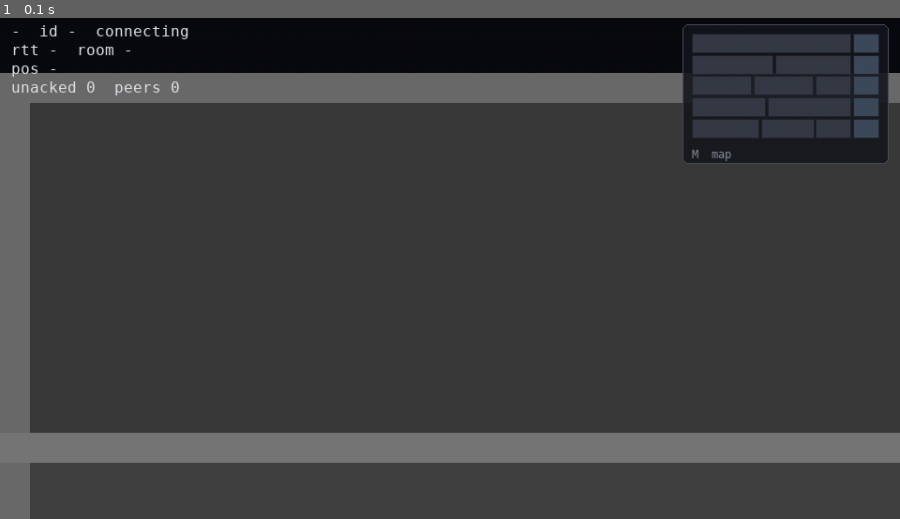
Above: before the commit, frame 1.
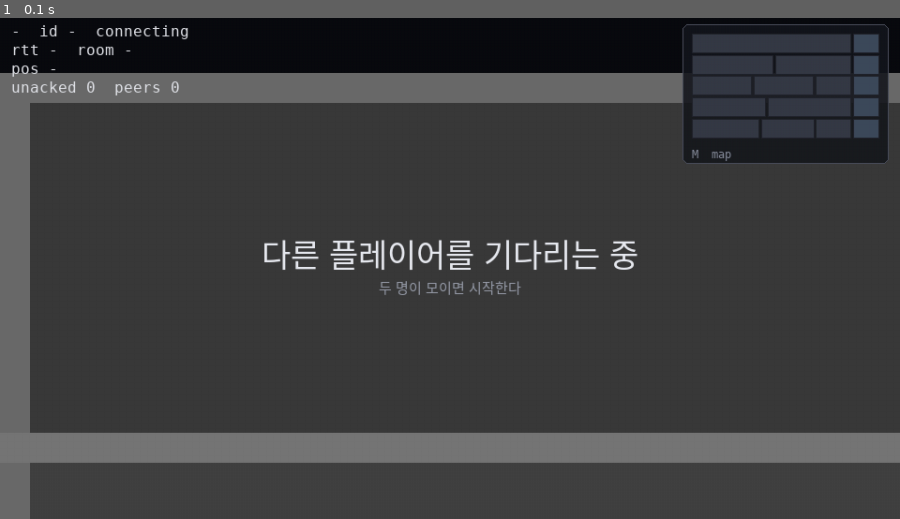
Above: after the commit, the same moment.

Repository: minigu5/pygame
Game: pygame game, started from client/main.py
The game is run twice, just before and just after one commit, with the same random seed, the same clock (stepped at 60 frames per second) and the same inputs.
Inputs:
- Up to frame 1 (0.1 s): no input

The runs differ from the first frame. In frame 1, 1.0% of the frame differs, in the area x 29-71%, y 44-56%.

Commit message:
feat: run rounds with role swaps instead of one endless game
A room used to hand out roles on arrival and never end. It now plays
rounds: sixty seconds to hide, two minutes to seek, five seconds of
result, then the roles swap and it goes again. Rooms hold four.

The hunter is shut out while the others hide — no movement, and the
screen is covered. Watching where someone runs makes the hiding
pointless, and the client cannot be trusted to look away on its own, so
the server discards the hunter's input for that phase rather than
merely hiding it.

Chameleons win if anyone is still hidden when the clock runs out;
the hunter wins by catching everyone. Accusations only count while
seeking.

Phase lengths come from the link the first player opens, within
limits. That started as a way to test a three minute round in ten
seconds, but it is also the lobby setting the room would otherwise
need, so it stays as one.

A caught player keeps its role for the rest of the round rather than
being turned into a spectator, which had quietly made it eligible to be
dealt the hunter's part in the next round.

Co-Authored-By: Claude Opus 5 <noreply@anthropic.com>
Claude-Session: https://claude.ai/code/session_01S2KrBRLE2ffaKKt31deokZ

Diff:
--- /dev/null
+++ b/client/hud.py
@@ -0,0 +1,80 @@
+"""Round banner, the hunter's blindfold, and the result screen."""
+
+from __future__ import annotations
+
+import pygame
+
+KOREAN_FONTS = "applesdgothicneo,applegothic,malgungothic,notosanskr,arialunicode"
+
+PHASE_NAMES = {
+    "waiting": "대기 중",
+    "hiding": "숨는 시간",
+    "seeking": "찾는 시간",
+    "result": "결과",
+}
+WINNERS = {"hunter": "헌터 승리", "chameleons": "카멜레온 승리"}
+
+BANNER_BG = (18, 20, 26, 220)
+BANNER_EDGE = (78, 82, 96)
+TEXT = (232, 234, 240)
+DIM = (150, 155, 168)
+BLIND = (10, 11, 15, 238)
+
+
+class Hud:
+    def __init__(self) -> None:
+        self.banner_font = pygame.font.SysFont(KOREAN_FONTS, 18)
+        self.big_font = pygame.font.SysFont(KOREAN_FONTS, 34)
+        self.small_font = pygame.font.SysFont(KOREAN_FONTS, 15)
+
+    def draw(
+        self,
+        screen: pygame.Surface,
+        phase: str,
+        seconds_left: int,
+        round_number: int,
+        winner: str | None,
+        blind: bool,
+    ) -> None:
+        if phase == "waiting":
+            self._centre_notice(screen, "다른 플레이어를 기다리는 중", "두 명이 모이면 시작한다")
+            return
+
+        self._banner(screen, phase, seconds_left, round_number)
+
+        if winner is not None and phase == "result":
+            self._centre_notice(
+                screen, WINNERS.get(winner, winner), f"{seconds_left}초 뒤 역할을 바꿔 다음 판"
+            )
+        elif blind:
+            self._centre_notice(
+                screen, "카멜레온이 숨는 중", f"{seconds_left}초 뒤 찾기 시작", cover=True
+            )
+
+    def _banner(self, screen: pygame.Surface, phase: str, seconds_left: int, round_number: int) -> None:
+        text = f"{round_number}라운드 · {PHASE_NAMES.get(phase, phase)} · {seconds_left}초"
+        label = self.banner_font.render(text, True, TEXT)
+        box = label.get_rect()
+        box.inflate_ip(28, 14)
+        box.midtop = (screen.get_width() // 2, 10)
+
+        panel = pygame.Surface(box.size, pygame.SRCALPHA)
+        pygame.draw.rect(panel, BANNER_BG, panel.get_rect(), border_radius=6)
+        pygame.draw.rect(panel, BANNER_EDGE, panel.get_rect(), width=1, border_radius=6)
+        screen.blit(panel, box.topleft)
+        screen.blit(label, label.get_rect(center=box.center))
+
+    def _centre_notice(
+        self, screen: pygame.Surface, title: str, detail: str, cover: bool = False
+    ) -> None:
+        if cover:
+            veil = pygame.Surface(screen.get_size(), pygame.SRCALPHA)
+            veil.fill(BLIND)
+            screen.blit(veil, (0, 0))
+
+        heading = self.big_font.render(title, True, TEXT)
+        subtitle = self.small_font.render(detail, True, DIM)
+        centre_x = screen.get_width() // 2
+        centre_y = screen.get_height() // 2
+        screen.blit(heading, heading.get_rect(center=(centre_x, centre_y - 14)))
+        screen.blit(subtitle, subtitle.get_rect(center=(centre_x, centre_y + 22)))
--- a/client/main.py
+++ b/client/main.py
@@ -9,6 +9,7 @@
 import pygame
 
 from gamemap import GameMap, load_tuning
+from hud import Hud
 from minimap import Minimap
 from net import Connection
 from physics import Physics
@@ -52,9 +53,14 @@
         pygame.font.SysFont("menlo,monospace", 12),
         pygame.font.SysFont("applesdgothicneo,applegothic,arialunicode", 13),
     )
+    hud = Hud()
     frozen = False
     caught = False
     cooldown_until = 0.0
+    phase = "waiting"
+    seconds_left = 0
+    round_number = 0
+    winner: str | None = None
 
     player_id = "-"
     role = "-"
@@ -70,7 +76,12 @@
                 running = False
             elif event.type == pygame.KEYDOWN and event.key == pygame.K_ESCAPE:
                 running = False
-            elif event.type == pygame.KEYDOWN and event.key == pygame.K_TAB and role == "chameleon":
+            elif (
+                event.type == pygame.KEYDOWN
+                and event.key == pygame.K_TAB
+                and role == "chameleon"
+                and not caught
+            ):
                 frozen = not frozen
                 connection.send({"t": "f", "v": frozen})
                 if predictor.body is not None:
@@ -102,7 +113,9 @@
 
         now = time.monotonic()
         if connection.status == "connected":
-            mask = 0 if frozen else sample()
+            blind = phase == "hiding" and role == "hunter"
+            idle = blind or phase in ("waiting", "result") or caught
+            mask = 0 if frozen or idle else sample()
             frame, message = batcher.push(mask)
             predictor.record(frame, mask)
             predictor.advance(mask)
@@ -124,6 +137,19 @@
                 rtt_ms = now * 1000 - message["ts"]
             elif kind == "s":
                 me = message["me"]
+                if message["rd"] != round_number:
+                    # New round: roles are dealt again and nothing carries over.
+                    round_number = message["rd"]
+                    frozen = False
+                    panel.eyedropper = False
+                    minimap.visited.clear()
+                    predictor.body = None
+                    predictor.history.clear()
+                phase = message["ph"]
+                seconds_left = message["left"]
+                winner = message.get("win")
+                role = me["rl"]
+                caught = me["ct"]
                 minimap.note_visit(me["rm"])
                 predictor.reconcile(me, message["n"])
                 interpolator.push(message["o"])
@@ -132,8 +158,6 @@
             elif kind == "c":
                 interpolator.drop(message["id"])
                 if message["id"] == player_id:
-                    caught = True
-                    role = "spectator"
                     frozen = False
             elif kind == "cd":
                 # The server's timestamp is wall clock; only the length matters.
@@ -168,6 +192,14 @@
             status.append(connection.error)
 
         renderer.draw(me["rm"] if me else None, drawn_me, others, status)
+        hud.draw(
+            screen,
+            phase,
+            seconds_left,
+            round_number,
+            winner,
+            blind=phase == "hiding" and role == "hunter",
+        )
         minimap.draw(
             screen,
             me["rm"] if me else None,
--- a/shared/tuning.json
+++ b/shared/tuning.json
@@ -15,5 +15,9 @@
   "jump_buffer_ms": 120,
   "short_hop_factor": 0.5,
   "accuse_radius": 24,
-  "accuse_cooldown_ms": 3000
+  "accuse_cooldown_ms": 3000,
+  "hide_seconds": 60,
+  "seek_seconds": 120,
+  "result_seconds": 5,
+  "max_players": 4
 }
--- /dev/null
+++ b/tools/check_rounds.py
@@ -0,0 +1,137 @@
+"""Play a room through a whole round and into the next one.
+
+Rounds normally run three minutes, so the room takes its phase lengths from
+the link the first player opens. This opens a room with very short phases and
+follows it through hiding, seeking, a result and the role swap.
+
+Run `npm run dev --prefix server` first, then:
+    .venv/bin/python tools/check_rounds.py [ws://127.0.0.1:8787]
+"""
+
+from __future__ import annotations
+
+import asyncio
+import json
+import sys
+import time
+
+from websockets.asyncio.client import connect
+
+RIGHT = 2
+
+failures: list[str] = []
+
+
+def check(label: str, ok: bool, detail: str = "") -> None:
+    print(f"{'PASS' if ok else 'FAIL'}  {label}{'  ' + detail if detail else ''}")
+    if not ok:
+        failures.append(label)
+
+
+async def snapshot(socket, timeout: float = 5.0) -> dict:
+    deadline = time.monotonic() + timeout
+    while time.monotonic() < deadline:
+        message = json.loads(await asyncio.wait_for(socket.recv(), deadline - time.monotonic()))
+        if message.get("t") == "s":
+            return message
+    raise TimeoutError("no snapshot")
+
+
+async def latest(socket, window: float = 0.3) -> dict:
+    """Snapshots arrive at 20Hz, so take the newest rather than the oldest."""
+    newest = await snapshot(socket)
+    deadline = time.monotonic() + window
+    while True:
+        remaining = deadline - time.monotonic()
+        if remaining <= 0:
+            return newest
+        try:
+            message = json.loads(await asyncio.wait_for(socket.recv(), remaining))
+        except (TimeoutError, asyncio.TimeoutError):
+            return newest
+        if message.get("t") == "s":
+            newest = message
+
+
+async def wait_for_phase(socket, phase: str, timeout: float = 20.0) -> dict:
+    deadline = time.monotonic() + timeout
+    while time.monotonic() < deadline:
+        message = await snapshot(socket, deadline - time.monotonic())
+        if message["ph"] == phase:
+            return message
+    raise TimeoutError(f"room never reached {phase!r}")
+
+
+async def main(base: str) -> int:
+    room = f"rounds-{int(time.time())}"
+    url = f"{base}/ws?room={room}&hide=5&seek=6&result=2"
+
+    async with connect(url) as first:
+        await first.recv()
+        alone = await snapshot(first)
+        check("one player alone waits", alone["ph"] == "waiting", str(alone["ph"]))
+
+        async with connect(f"{base}/ws?room={room}") as second:
+            await second.recv()
+
+            hiding = await wait_for_phase(first, "hiding")
+            check("a second player starts the round", hiding["rd"] == 1, f"round {hiding['rd']}")
+
+            roles = {
+                (await latest(first))["me"]["rl"],
+                (await latest(second))["me"]["rl"],
+            }
+            check("one hunts and one hides", roles == {"hunter", "chameleon"}, str(roles))
+
+            hunter, hider = (first, second) if hiding["me"]["rl"] == "hunter" else (second, first)
+
+            # The hunter is shut out while the others hide.
+            start = (await latest(hunter))["me"]["x"]
+            for sequence in range(1, 9):
+                await hunter.send(json.dumps({"t": "i", "n": sequence * 4, "k": [RIGHT] * 4}))
+                await asyncio.sleep(0.07)
+            held = await latest(hunter)
+            check("the hunter cannot move while they hide", held["me"]["x"] == start, f"x={held['me']['x']}")
+
+            moved_start = (await latest(hider))["me"]["x"]
+            for sequence in range(1, 9):
+                await hider.send(json.dumps({"t": "i", "n": sequence * 4, "k": [RIGHT] * 4}))
+                await asyncio.sleep(0.07)
+            moved = await latest(hider)
+            check("the hider can move", moved["me"]["x"] > moved_start, f"{moved_start} -> {moved['me']['x']}")
+
+            seeking = await wait_for_phase(hunter, "seeking")
+            check("hiding gives way to seeking", seeking["ph"] == "seeking")
+
+            free_start = (await latest(hunter))["me"]["x"]
+            for sequence in range(20, 28):
+                await hunter.send(json.dumps({"t": "i", "n": sequence * 4, "k": [RIGHT] * 4}))
+                await asyncio.sleep(0.07)
+            released = await latest(hunter)
+            check("the hunter moves once seeking starts", released["me"]["x"] > free_start)
+
+            result = await wait_for_phase(hunter, "result")
+            check(
+                "running out of time hands it to the hiders",
+                result.get("win") == "chameleons",
+                str(result.get("win")),
+            )
+
+            second_round = await wait_for_phase(hunter, "hiding")
+            check("a new round follows", second_round["rd"] == 2, f"round {second_round['rd']}")
+            check(
+                "the roles swap",
+                (await latest(hunter))["me"]["rl"] == "chameleon",
+                "previous hunter now hides",
+            )
+
+        stranded = await wait_for_phase(first, "waiting", timeout=10)
+        check("the room waits again once alone", stranded["ph"] == "waiting")
+
+    print()
+    print("all checks passed" if not failures else f"{len(failures)} check(s) failed")
+    return 1 if failures else 0
+
+
+if __name__ == "__main__":
+    sys.exit(asyncio.run(main(sys.argv[1] if len(sys.argv) > 1 else "ws://127.0.0.1:8787")))
--- a/tools/smoke_ws.py
+++ b/tools/smoke_ws.py
@@ -38,6 +38,15 @@
 
 
 COLLECT_SECONDS = 0.3
+
+
+async def wait_for_phase(socket, phase: str, timeout: float = 20.0) -> dict:
+    deadline = time.monotonic() + timeout
+    while time.monotonic() < deadline:
+        message = await recv_kind(socket, "s", deadline - time.monotonic())
+        if message["ph"] == phase:
+            return message
+    raise TimeoutError(f"room never reached {phase!r}")
 
 
 async def latest_snapshot(socket) -> dict:
@@ -74,19 +83,26 @@
 
 
 async def main(base: str) -> int:
-    url = f"{base}/ws?room=smoke-{int(time.time())}"
+    # Short phases so the checks do not sit through a real 60 second hide.
+    url = f"{base}/ws?room=smoke-{int(time.time())}&hide=5&seek=600&result=2"
 
     async with connect(url) as first:
         hello_first = await recv(first)
         check("first client gets hello", hello_first.get("t") == "hello", str(hello_first))
-        check("first client hunts", hello_first.get("role") == "hunter")
 
         async with connect(url) as second:
             hello_second = await recv(second)
-            check("second client hides", hello_second.get("role") == "chameleon")
-
             joined = await recv_kind(first, "j")
             check("first client sees the join", joined.get("id") == hello_second.get("id"))
+
+            # Roles are dealt when the round starts, not when a client connects.
+            await wait_for_phase(first, "seeking")
+            await wait_for_phase(second, "seeking")
+            check(
+                "the first player hunts and the second hides",
+                (await latest_snapshot(first))["me"]["rl"] == "hunter"
+                and (await latest_snapshot(second))["me"]["rl"] == "chameleon",
+            )
 
             await second.send(json.dumps({"t": "ping", "ts": 12345}))
             pong = await recv_kind(second, "pong")
Not shown, changed: README.md
Not shown, changed: server/src/protocol.ts
Not shown, changed: server/src/room.ts
Not shown, added: server/src/rounds.ts
